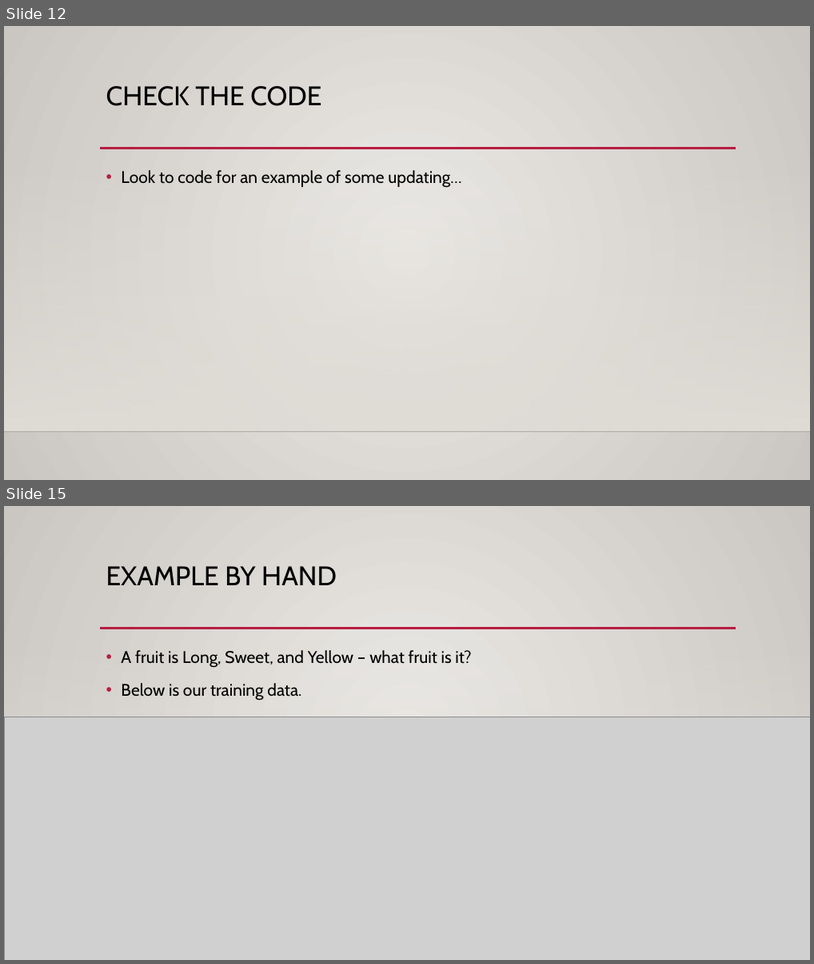
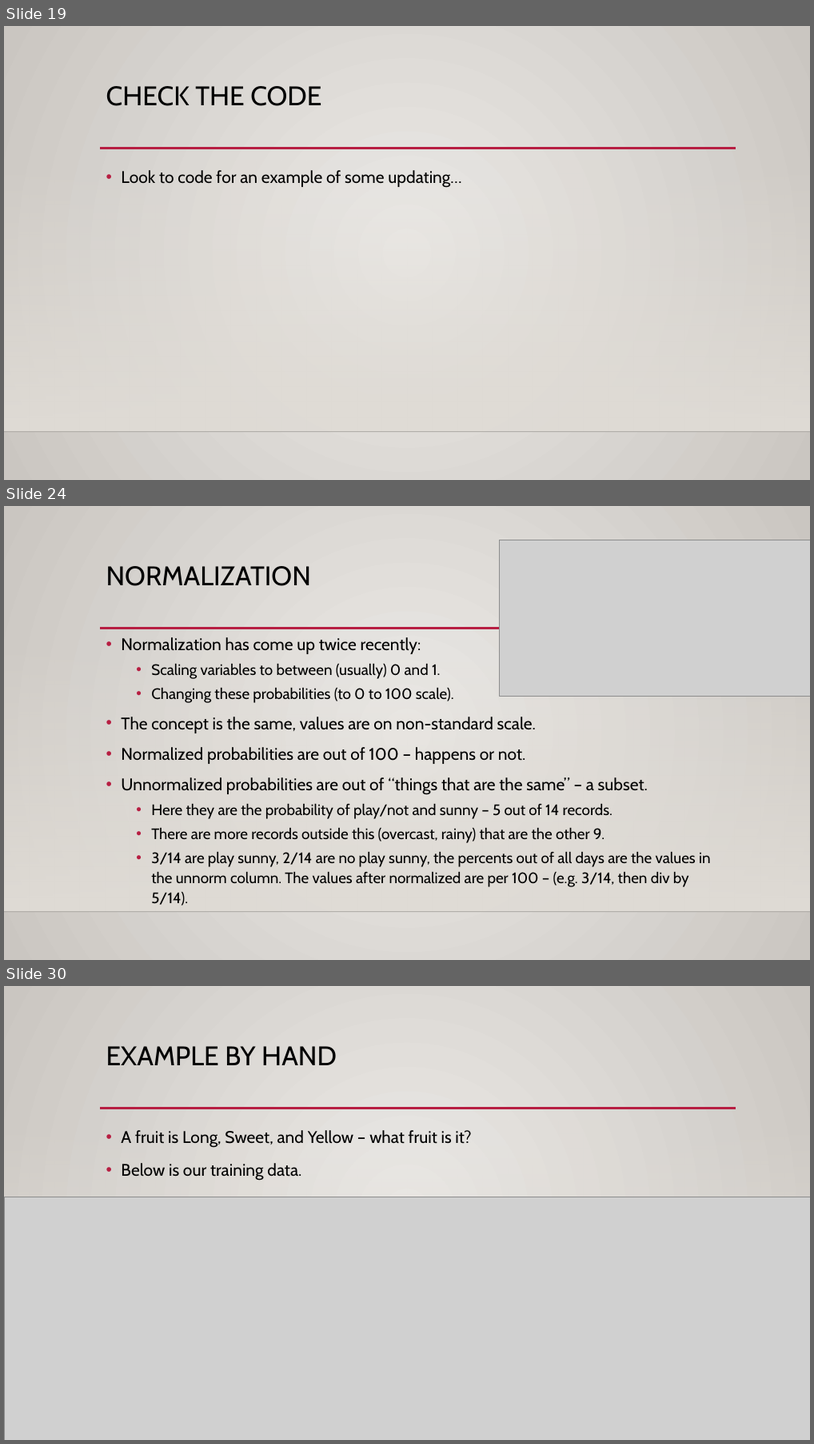
Before and after one commit to AkeemSemperDataScience/Basic_Stats_in_Python_Student_Repository, a slide deck: reference_material/slides/025_Bayes.pptx. Shown one above the other, each under a label of ours: slides 12 and 15 before the commit, slides 19, 24 and 30 after it; the slides between them are not shown. The pictures are 814x964 and 814x1444 pixels, drawn with LibreOffice and Linux fonts; fonts in the diff are those of the drawing; grey boxes stand for pictures; background and template pictures are left out. Boxes give left, top, right and bottom in pixels: in the first picture for what was removed or moved away, otherwise in the second. Text is boxed around its words. In the diff, an @@ line names an element or a change of style, - is before the commit and + after.

```diff
--- a/reference_material/slides/025_Bayes.pptx
+++ b/reference_material/slides/025_Bayes.pptx
@@ slide 24 added at [4,506,810,960], background gradient #ECEAE7 to #CAC7C1; not listed: 3 template elements that a slide beside it also shows @@
@@ picture added at [499,540,810,696] @@
@@ title added at [106,566,311,586], 32 pt, text #000000 @@
+NORMALIZATION
@@ text added at [121,637,711,905], 18 pt, text #000000 @@
+• Normalization has come up twice recently:
+  • Scaling variables to between (usually) 0 and 1.
+  • Changing these probabilities (to 0 to 100 scale).
+• The concept is the same, values are on non-standard scale.
+• Normalized probabilities are out of 100 – happens or not.
+• Unnormalized probabilities are out of “things that are the same” – a subset.
+  • Here they are the probability of play/not and sunny – 5 out of 14 records.
+  • There are more records outside this (overcast, rainy) that are the other 9.
+  • 3/14 are play sunny, 2/14 are no play sunny, the percents out of all days are the values in the unnorm column. The values after normalized are per 100 – (e.g. 3/14, then div by 5/14).
@@ what was slide 12 is now slide 19 @@
@@ what was slide 15 is now slide 30 @@
```
Also in this commit, not shown: 11 slides changed, 21 other slides added, 3 other files.
